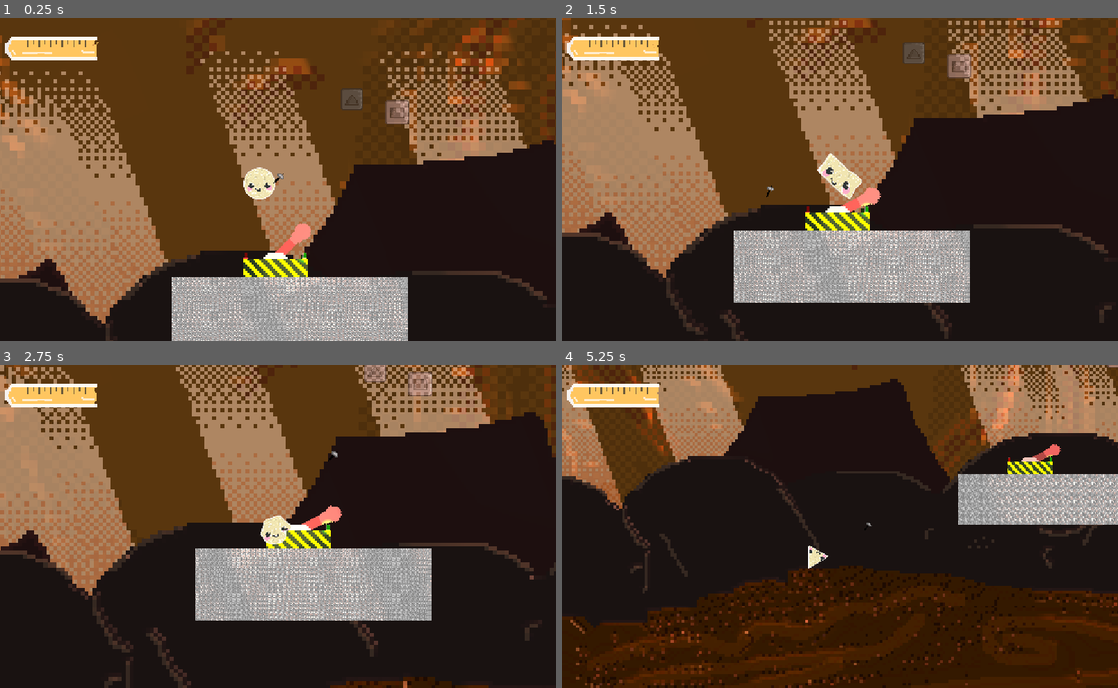
Above: before the commit, frames 1-4 (two rows, left to right).
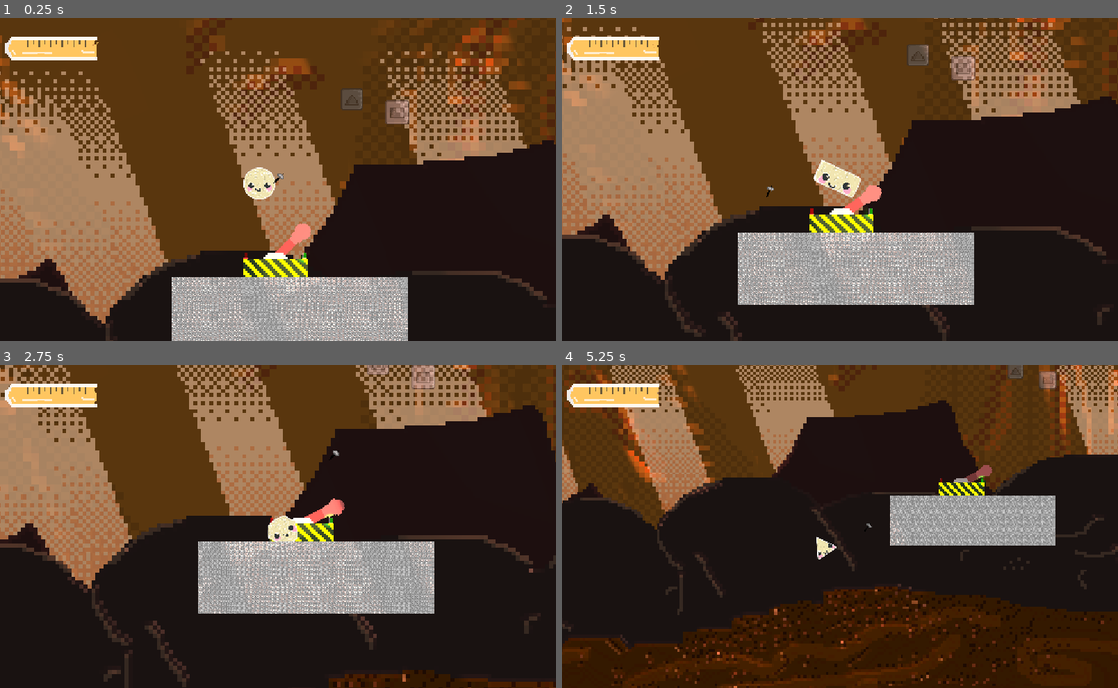
Above: after the commit, the same moments.

Repository: Yaheeha-Baheeha/rock-hard
Game: Godot game, scene res://test_level.tscn
Two runs of this game, one before a commit and one after it. Both use one fixed random seed, a clock stepped at 60 frames per second and the inputs below. This scene is started directly instead of the project's main scene. Sound files missing from this copy of the repository are replaced by a short silence.
Inputs (mouse positions are in pixels of both pictures, inside the frame that each line leads up to):
- Up to frame 1 (0.25 s): no input
- Up to frame 2 (1.5 s): tap Enter (ui_accept) at 0.5 s; move the mouse to (962, 163) at 0.52 s; hold D (right) 0.53-1.25 s; hold S (crouch) 0.53-1.25 s; click (962, 163) at 0.67 s; tap Space (jump) at 0.77 s; tap T (test) at 0.8 s; drag from (728, 195) to (851, 182) at 1.27 s
- Up to frame 3 (2.75 s): move the mouse to (333, 455) at 2.02 s; hold D (right) from 2.03 s (still down); hold S (crouch) from 2.03 s (still down); click (333, 455) at 2.17 s; tap T (test) at 2.3 s
- Up to frame 4 (5.25 s): release D (right) at 2.75 s; release S (crouch) at 2.75 s; drag from (812, 591) to (934, 371) at 2.77 s; move the mouse to (1006, 574) at 3.52 s; hold A (left) 3.53-4.25 s; tap T (test) at 3.6 s; click (1006, 574) at 3.67 s; tap Space (jump) at 3.77 s; drag from (673, 478) to (1006, 374) at 4.27 s; move the mouse to (867, 526) at 5.02 s; hold A (left) from 5.03 s (still down); hold Mouse wheel down (zoom out) from 5.03 s (still down); click (867, 526) at 5.17 s

The runs differ from the first frame. In frame 1, less than 0.1% of the frame differs, in the area x 43-50%, y 46-57%; in frame 2, 21%; in frame 3, 22%; in frame 4, 40%, in the area x 0-100%, y 0-100%.
Error after the commit: Parse Error: Identifier "_on_active_timer_timeout" not declared in the current scope. (res://logic_button.gd:15)

Commit message:
Random Stuff

Diff:
--- /dev/null
+++ b/logic_button.gd
@@ -0,0 +1,53 @@
+extends SignalEmitter
+
+@export var pulse_duration: float = 2.0 ## How long the button stays pressed
+var player_in_range: bool = false
+@export_category("Visuals")
+@export var texture_on: Texture2D ## Drag your pressed sprite here
+@export var texture_off: Texture2D ## Drag your unpressed sprite here
+
+@onready var sprite = $Sprite2D # Make sure this matches the exact name of your Sprite node!
+
+@onready var timer = $ActiveTimer
+
+func _ready() -> void:
+	# This forces the timer to talk to your function so it doesn't get stuck!
+	if not timer.timeout.is_connected(_on_active_timer_timeout):
+		timer.timeout.connect(_on_active_timer_timeout)
+
+func _on_interaction_range_body_entered(body: Node2D) -> void:
+	# Make sure your player character is in the "player" group!
+	if body.is_in_group("player"):
+		player_in_range = true
+
+func _on_interaction_range_body_exited(body: Node2D) -> void:
+	if body.is_in_group("player"):
+		player_in_range = false
+
+func _on_input_event(_viewport: Node, event: InputEvent, _shape_idx: int) -> void:
+	if event is InputEventMouseButton and event.pressed:
+		print("The Area2D heard a click!")
+		print("Is player in range? ", player_in_range)
+
+	var is_click = event is InputEventMouseButton and event.pressed and event.button_index == MOUSE_BUTTON_LEFT
+
+	if is_click and player_in_range and not is_active:
+		# 1. Turn ON
+		set_state(true)
+		_update_visuals()
+
+		# 2. WAIT
+		await get_tree().create_timer(pulse_duration).timeout
+
+		# 3. Turn OFF
+		set_state(false)
+		_update_visuals()
+
+func _update_visuals() -> void:
+	if sprite == null:
+		return
+
+	if is_active:
+		sprite.texture = texture_on
+	else:
+		sprite.texture = texture_off
--- /dev/null
+++ b/logic_button.tscn
@@ -0,0 +1,33 @@
+[gd_scene format=3 uid="uid://b3ychu10vjacp"]
+
+[ext_resource type="Script" uid="uid://du85atmsuea1q" path="res://logic_button.gd" id="1_4kkf7"]
+[ext_resource type="Texture2D" uid="uid://beifvdf7vvff2" path="res://Textures/Button.png.png" id="2_4kkf7"]
+[ext_resource type="Texture2D" uid="uid://bay65k1s8lo3a" path="res://Textures/ButtonPressed.png.png" id="3_20mqh"]
+
+[sub_resource type="RectangleShape2D" id="RectangleShape2D_c0m23"]
+size = Vector2(262, 615)
+
+[node name="LogicButton" type="Area2D" unique_id=1606933612]
+script = ExtResource("1_4kkf7")
+pulse_duration = null
+texture_on = ExtResource("2_4kkf7")
+texture_off = ExtResource("3_20mqh")
+
+[node name="Sprite2D" type="Sprite2D" parent="." unique_id=1264661857]
+scale = Vector2(7.15625, 7.15625)
+texture = ExtResource("2_4kkf7")
+
+[node name="CollisionShape2D" type="CollisionPolygon2D" parent="." unique_id=1517351021]
+polygon = PackedVector2Array(50, -57, 14, -57, 14, -43, -29, -43, -29, 57, 14, 57, 14, 72, 50, 72)
+
+[node name="InteractionRange" type="Area2D" parent="." unique_id=355228135]
+
+[node name="CollisionShape2D" type="CollisionShape2D" parent="InteractionRange" unique_id=1577829511]
+position = Vector2(-113, -2)
+shape = SubResource("RectangleShape2D_c0m23")
+
+[node name="ActiveTimer" type="Timer" parent="." unique_id=1413885536]
+
+[connection signal="input_event" from="." to="." method="_on_input_event"]
+[connection signal="body_entered" from="InteractionRange" to="." method="_on_interaction_range_body_entered"]
+[connection signal="body_exited" from="InteractionRange" to="." method="_on_interaction_range_body_exited"]
--- a/project.godot
+++ b/project.godot
@@ -94,6 +94,11 @@
 "events": [Object(InputEventKey,"resource_local_to_scene":false,"resource_name":"","device":-1,"window_id":0,"alt_press …(195 unchanged characters)…
 ]
 }
+interact={
+"deadzone": 0.2,
+"events": [Object(InputEventKey,"resource_local_to_scene":false,"resource_name":"","device":-1,"window_id":0,"alt_pressed":false,"shift_pressed":false,"ctrl_pressed":false,"meta_pressed":false,"pressed":false,"keycode":0,"physical_keycode":69,"key_label":0,"unicode":101,"location":0,"echo":false,"script":null)
+]
+}
 
 [physics]
 
--- /dev/null
+++ b/signal_emitter.gd
@@ -0,0 +1,12 @@
+class_name SignalEmitter
+extends Area2D
+
+signal toggled(is_active: bool)
+
+var is_active: bool = false
+
+# Call this from your button/lever scripts whenever the state changes
+func set_state(new_state: bool) -> void:
+	if is_active != new_state:
+		is_active = new_state
+		toggled.emit(is_active)
--- /dev/null
+++ b/signal_receiver.gd
@@ -0,0 +1,28 @@
+class_name SignalReceiver
+extends Node2D
+
+@export var target_switch: SignalEmitter ## Drag your Button or Lever here!
+@export var invert_signal: bool = false ## If true, an ON button turns this OFF.
+
+var is_active: bool = false
+
+func _ready() -> void:
+	if target_switch:
+		# Tell Godot to listen to the switch's 'toggled' signal
+		target_switch.toggled.connect(_process_signal)
+
+		# Grab the exact initial state right as the level loads
+		_process_signal(target_switch.is_active)
+
+func _process_signal(switch_state: bool) -> void:
+	if invert_signal:
+		is_active = !switch_state
+	else:
+		is_active = switch_state
+
+	# Trigger the specific logic for whatever child class this is
+	_on_state_changed()
+
+# Virtual function meant to be overridden by your Spawners/Trapdoors
+func _on_state_changed() -> void:
+	pass
--- a/soft_body_sphere.gd
+++ b/soft_body_sphere.gd
@@ -3,6 +3,11 @@
 signal point_collided(impact_speed: float)
 enum ShapeType { TRIANGLE, CIRCLE, RECTANGLE, HEXAGON }
 var current_shape: ShapeType = ShapeType.CIRCLE
+
+# --- DYNAMIC COLLISION VARIABLES ---
+var dynamic_body: AnimatableBody2D
+var dynamic_poly: CollisionPolygon2D
+var ignore_rids: Array[RID] = [] # NEW: Stores RIDs to ignore in raycasts
 
 class PointMass:
 	var position: Vector2
@@ -73,6 +78,8 @@
 var win_polygons: Array[Dictionary] = []
 
 func _extract_node_polygons(node: Node) -> Array[PackedVector2Array]:
+	if node.is_in_group("player_ignore"):
+		return []
 	var polys: Array[PackedVector2Array] = []
 	if node is TileMapLayer:
 		return _extract_tilemap_polygons(node)
@@ -102,6 +109,15 @@
 	return polys
 
 func initialize() -> void:
+	dynamic_body = AnimatableBody2D.new()
+	dynamic_body.collision_mask = 0 # On no layers itself
+	dynamic_body.collision_layer = 0xFFFFFFFF # Masked on all 32 layers
+	dynamic_body.add_to_group("player_ignore")
+	dynamic_body.add_to_group("player")
+
+	dynamic_poly = CollisionPolygon2D.new()
+	dynamic_body.add_child(dynamic_poly)
+	add_child(dynamic_body)
 	start_position = position
 	call_deferred("_initialize_trigger_zones")
 
@@ -132,6 +148,10 @@
 				break
 
 	_build_shape(current_shape)
+	ignore_rids.clear()
+	for node in get_tree().get_nodes_in_group("player_ignore"):
+		if node is CollisionObject2D:
+			ignore_rids.append(node.get_rid())
 
 func _initialize_trigger_zones() -> void:
 	hazard_polygons.clear()
@@ -189,6 +209,7 @@
 				fluid_query.position = to_global(p.position)
 				fluid_query.collision_mask = fluid_layer
 				fluid_query.collide_with_bodies = true
+				fluid_query.exclude = ignore_rids
 
 				var fluid_hits = space_state.intersect_point(fluid_query)
 				for hit in fluid_hits:
@@ -216,6 +237,7 @@
 			if p.position != pre_pos:
 				var query = PhysicsRayQueryParameters2D.create(to_global(pre_pos), to_global(p.position))
 				query.collision_mask = collision_mask
+				query.exclude = ignore_rids
 
 				var result = space_state.intersect_ray(query)
 				if result:
@@ -242,6 +264,13 @@
 
 	_handle_input_controls(delta)
 	is_grounded = false
+
+	if is_instance_valid(dynamic_poly) and points.size() > 2:
+		var poly_points = PackedVector2Array()
+		for p in points:
+			# Your points are already local to the player, which is perfect
+			poly_points.append(p.position)
+		dynamic_poly.polygon = poly_points
 
 func _process(_delta: float) -> void:
 	queue_redraw()
--- a/spawner.gd
+++ b/spawner.gd
@@ -1,21 +1,18 @@
-extends Area2D
+extends SignalReceiver
 
 @export var water_drop_scene: PackedScene = preload("res://lava_drop.tscn")
 
 @export_category("Spawner Settings")
-@export var spawn_when_lever_on: bool = true ## If true, lava spawns when the lever is on; if false, it spawns when the lever is off.
-@export var target_lever: Node2D ## Easily drag and drop your Lever node here!
-@export var is_active: bool = false ## Current spawn state when a lever is connected.
-@export var fluid_type: LavaDroplet.FluidType = LavaDroplet.FluidType.HOT ## Choose the fluid type!
-@export var despawn_rule: LavaDroplet.DespawnRule = LavaDroplet.DespawnRule.NEVER ## Choose how it despawns!
-@export var lava_melts_corpses: bool = true ## Toggle whether this spawner's lava melts corpses!
-@export var spawn_rate: float = 0.05 ## Time in seconds between spawns
+@export var fluid_type: LavaDroplet.FluidType = LavaDroplet.FluidType.HOT
+@export var despawn_rule: LavaDroplet.DespawnRule = LavaDroplet.DespawnRule.NEVER
+@export var lava_melts_corpses: bool = true
+@export var spawn_rate: float = 0.05
 
 @export_category("Direction & Speed")
-@export_range(0, 360) var spawn_angle: float = 90.0 ## Direction in degrees (90 is straight down)
-@export var angle_variance: float = 15.0 ## +/- spread of the angle
-@export var spawn_speed: float = 300.0 ## How fast the droplet shoots out
-@export var speed_variance: float = 50.0 ## +/- randomization of the speed
+@export_range(0, 360) var spawn_angle: float = 90.0
+@export var angle_variance: float = 15.0
+@export var spawn_speed: float = 300.0
+@export var speed_variance: float = 50.0
 
 @onready var spawn_shape = $CollisionShape2D
 @onready var hot_fluid_group = $"../HotFluid"
@@ -24,13 +21,9 @@
 
 var spawn_timer: float = 0.0
 
-func _ready() -> void:
-	if target_lever != null and target_lever.has_signal("toggled"):
-		target_lever.toggled.connect(set_spawner_active)
-		is_active = _is_spawn_enabled_for_lever(target_lever.is_active)
-
 func _process(delta: float) -> void:
-	var can_spawn: bool = target_lever == null or is_active
+	# is_active is automatically handled by the SignalReceiver base class!
+	var can_spawn: bool = (target_switch == null) or is_active
 
 	if can_spawn:
 		spawn_timer += delta
@@ -70,13 +63,3 @@
 
 		var velocity_dir = Vector2.RIGHT.rotated(deg_to_rad(final_angle))
 		drop.linear_velocity = velocity_dir * final_speed
-
-
-func toggle_spawner() -> void:
-	is_active = !is_active
-
-func set_spawner_active(state: bool) -> void:
-	is_active = _is_spawn_enabled_for_lever(state)
-
-func _is_spawn_enabled_for_lever(lever_is_active: bool) -> bool:
-	return lever_is_active == spawn_when_lever_on
--- a/test_level.tscn
+++ b/test_level.tscn
@@ -10,6 +10,7 @@
 [ext_resource type="PackedScene" uid="uid://dc664luiftqk2" path="res://triangle.tscn" id="10_a25ih"]
 [ext_resource type="PackedScene" uid="uid://di3if6j4ylhkr" path="res://fire_particles.tscn" id="10_lowby"]
 [ext_resource type="PackedScene" uid="uid://c7h14j6k8sd2f" path="res://background.tscn" id="11_13y8f"]
+[ext_resource type="PackedScene" uid="uid://b3ychu10vjacp" path="res://logic_button.tscn" id="11_58smv"]
 
 [sub_resource type="ShaderMaterial" id="ShaderMaterial_gbhdq"]
 shader = ExtResource("1_gbhdq")
@@ -252,30 +253,14 @@
 
 [node name="Player" parent="." unique_id=438420809 instance=ExtResource("5_gbhdq")]
 position = Vector2(-782, -315)
-radius = 48.0
-num_points = 32
-target_pressure = 16000.0
-spring_stiffness = 40000.0
-spring_damping = 1000.0
-global_drag = 0.99
+spring_stiffness = 20000.0
 enable_pressure_system = false
-enable_shape_matching = true
-shape_match_damping = 3.0
-texture_tint = Color(1, 1, 1, 1)
-move_force = 1200.0
-crouch_strength = 1500.0
-allow_respawn = true
-max_health = 100.0
-lava_damage_rate = 40.0
-cooling_rate = 20.0
-max_lava_stiffness = 1500.0
-corpse_texture_repeat = false
-corpse_polygon_color = Color(1, 1, 1, 1)
-
-[node name="Spawner" type="Area2D" parent="." unique_id=595634446 node_paths=PackedStringArray("target_lever")]
+shape_match_stiffness = 2000.0
+shape_match_damping = 5.0
+
+[node name="Spawner" type="Area2D" parent="." unique_id=595634446 node_paths=PackedStringArray("target_switch")]
 position = Vector2(713, -1121)
 script = ExtResource("6_y646j")
-target_lever = NodePath("../Lever")
 fluid_type = 1
 despawn_rule = 3
 lava_melts_corpses = false
@@ -284,6 +269,7 @@
 angle_variance = 0.0
 spawn_speed = 0.0
 speed_variance = 0.0
+target_switch = NodePath("../LogicButton")
 
 [node name="CollisionShape2D" type="CollisionShape2D" parent="Spawner" unique_id=1853591851]
 position = Vector2(-1, 0)
@@ -312,11 +298,9 @@
 offset_bottom = 87.65
 color = Color(1, 0, 0, 1)
 
-[node name="Spawner2" type="Area2D" parent="." unique_id=1577070858 node_paths=PackedStringArray("target_lever")]
+[node name="Spawner2" type="Area2D" parent="." unique_id=1577070858 node_paths=PackedStringArray("target_switch")]
 position = Vector2(713, -1121)
 script = ExtResource("6_y646j")
-target_lever = NodePath("../Lever")
-is_active = true
 fluid_type = 1
 despawn_rule = 3
 lava_melts_corpses = false
@@ -325,6 +309,7 @@
 angle_variance = 0.0
 spawn_speed = 0.0
 speed_variance = 0.0
+target_switch = NodePath("../LogicButton")
 
 [node name="CollisionShape2D" type="CollisionShape2D" parent="Spawner2" unique_id=1057319635]
 position = Vector2(-1, 0)
@@ -341,3 +326,7 @@
 
 [node name="fire_particles" parent="." unique_id=1620446562 instance=ExtResource("10_lowby")]
 position = Vector2(-23296, 200192)
+
+[node name="LogicButton" parent="." unique_id=1606933612 instance=ExtResource("11_58smv")]
+position = Vector2(1328, -260)
+pulse_duration = null
Binary file added: Textures/Button.png.png
Not shown, added: Textures/Button.png.png.import
Binary file added: Textures/ButtonPressed.png.png
Not shown, added: Textures/ButtonPressed.png.png.import
Not shown, added: logic_button.gd.uid
Not shown, added: signal_emitter.gd.uid
Not shown, added: signal_receiver.gd.uid
